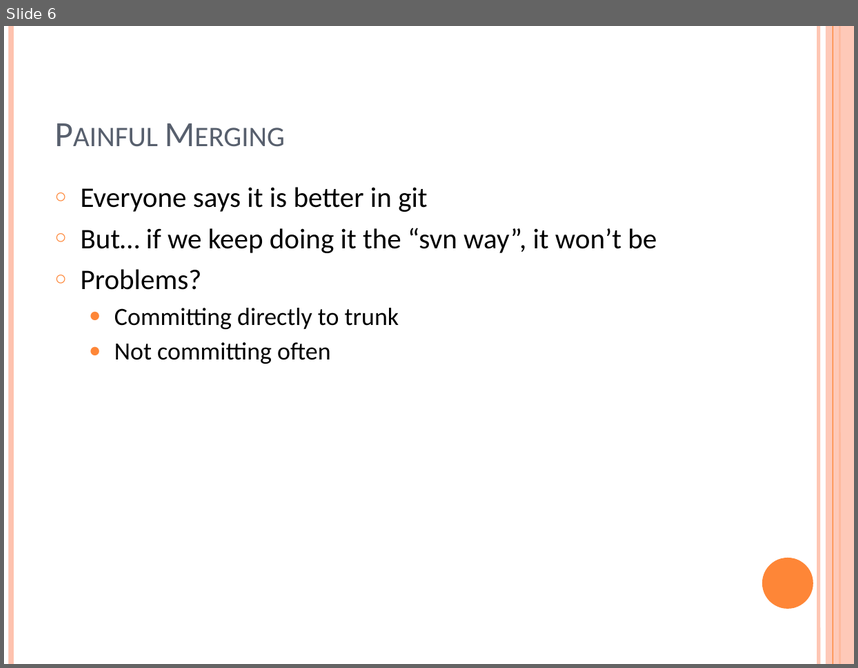
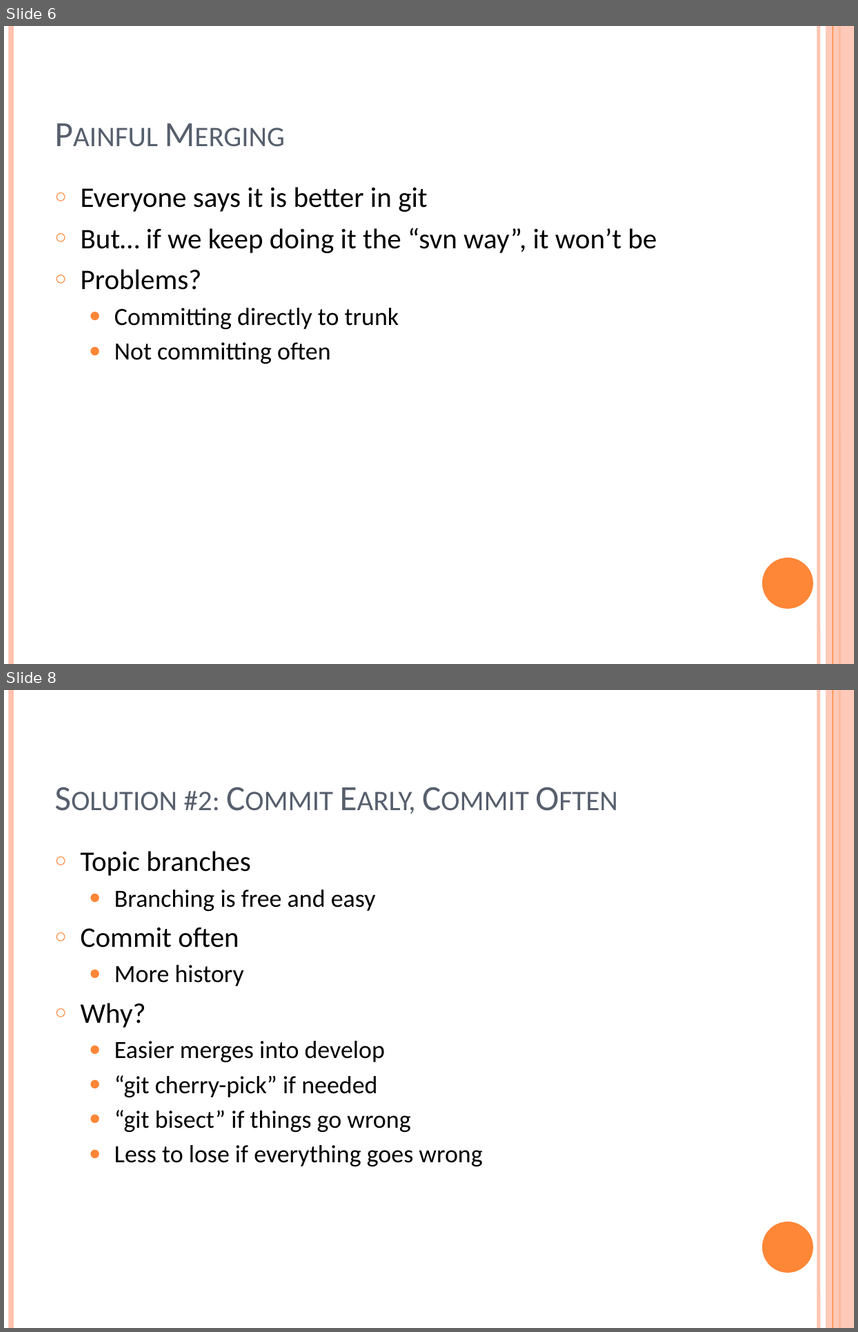
Before and after one commit to ungood/presentations, a slide deck: GitFlow/The Case for Git (Flow).pptx. Shown one above the other, each under a label of ours: slide 6 before the commit, slides 6 and 8 after it; the slides between them are not shown. The pictures are 858x668 and 858x1332 pixels, drawn with LibreOffice and Linux fonts; fonts in the diff are those of the drawing. Boxes give left, top, right and bottom in pixels: in the first picture for what was removed or moved away, otherwise in the second. Text is boxed around its words. In the diff, an @@ line names an element or a change of style, - is before the commit and + after.

```diff
--- a/GitFlow/The Case for Git (Flow).pptx
+++ b/GitFlow/The Case for Git (Flow).pptx
@@ slide 8 added at (4,690,854,1328), background #FFFFFF; not listed: 6 template elements that a slide beside it also shows @@
@@ title added at (184,791,220,811), 30 pt, text #575F6D, small capitals @@
+Solution #2: Commit Early, Commit Often
@@ text added at (81,851,482,1166), 21 pt, text #000000 @@
+○ Topic branches
+  ● Branching is free and easy
+○ Commit often
+  ● More history
+○ Why?
+  ● Easier merges into develop
+  ● “git cherry-pick” if needed
+  ● “git bisect” if things go wrong
+  ● Less to lose if everything goes wrong
```
Also in this commit, not shown: 1 slide changed, 10 other slides added, 1 slide removed, 1 other file.
